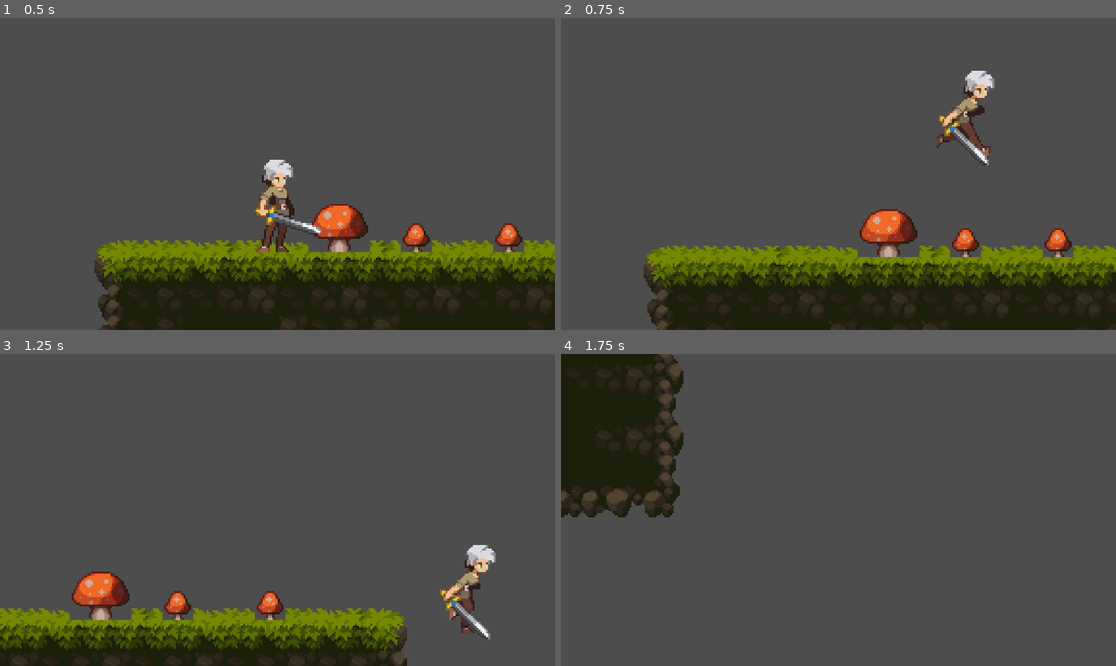
Above: before the commit, frames 1-4 (two rows, left to right).
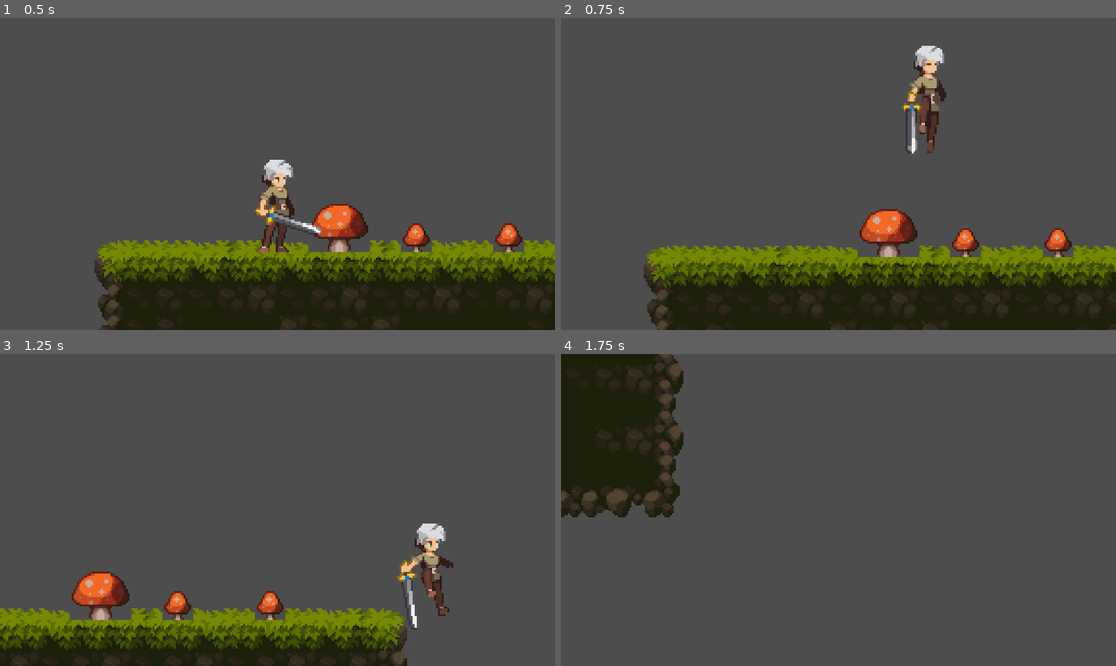
Above: after the commit, the same moments.

Repository: LJX2017/2D-Platformer
Game: Godot game, scene res://node_2d.tscn
The game is run twice, just before and just after one commit, with the same random seed, the same clock (stepped at 60 frames per second) and the same inputs. The project has no main scene, so this scene is started directly.
Inputs:
- Up to frame 1 (0.5 s): no input
- Up to frame 2 (0.75 s): tap Enter (ui_accept) at 0.5, 0.6 s; hold Right (ui_right) from 0.53 s (still down)
- Up to frame 3 (1.25 s): keep holding Right (ui_right); tap Enter (ui_accept) at 0.77, 1.07 s
- Up to frame 4 (1.75 s): keep holding Right (ui_right); tap Enter (ui_accept) at 1.35, 1.52 s

Frame 1 is identical in both runs. In frame 2, 2.7% of the frame differs, in the area x 61-79%, y 8-48%; in frame 3, 2.5%; in frame 4, nothing differs.

Commit message:
task2 add character jump animation

Diff:
--- a/Characters/player.gd
+++ b/Characters/player.gd
@@ -10,6 +10,7 @@
 
 var animation_locked: bool = false
 var direction: Vector2 = Vector2.ZERO
+var was_in_air: bool = false
 
 func _physics_process(delta: float) -> void:
 	# Add the gravity.
@@ -18,11 +19,14 @@
 
 	if is_on_floor():
 		has_double_jumped = false
+		if was_in_air:
+			land()
+		was_in_air = false
 
 	# Handle jump.
 	if Input.is_action_just_pressed("ui_accept"):
 		if is_on_floor():
-			velocity.y = JUMP_VELOCITY
+			jump()
 		elif !has_double_jumped:
 			velocity.y = double_jump_velocity
 			has_double_jumped = true
@@ -52,3 +56,17 @@
 		animated_sprite.flip_h = true
 	else:
 		animated_sprite.flip_h = false
+
+func jump():
+	velocity.y = JUMP_VELOCITY
+	was_in_air = true
+	animated_sprite.play("jump_start")
+	animation_locked = true
+
+func land():
+	animated_sprite.play("jump_end")
+	animation_locked = true
+
+
+func _on_animated_sprite_2d_animation_finished() -> void:
+	animation_locked = false
--- a/Characters/player.tscn
+++ b/Characters/player.tscn
@@ -145,7 +145,7 @@
 "duration": 1.0,
 "texture": SubResource("AtlasTexture_642pg")
 }],
-"loop": true,
+"loop": false,
 "name": &"jump_end",
 "speed": 10.0
 }, {
@@ -186,7 +186,7 @@
 "duration": 1.0,
 "texture": SubResource("AtlasTexture_0rrrc")
 }],
-"loop": true,
+"loop": false,
 "name": &"jump_start",
 "speed": 10.0
 }, {
@@ -229,5 +229,7 @@
 [node name="AnimatedSprite2D" type="AnimatedSprite2D" parent="."]
 position = Vector2(-33, -42)
 sprite_frames = SubResource("SpriteFrames_foksl")
-animation = &"run"
+animation = &"jump_end"
 centered = false
+
+[connection signal="animation_finished" from="AnimatedSprite2D" to="." method="_on_animated_sprite_2d_animation_finished"]
